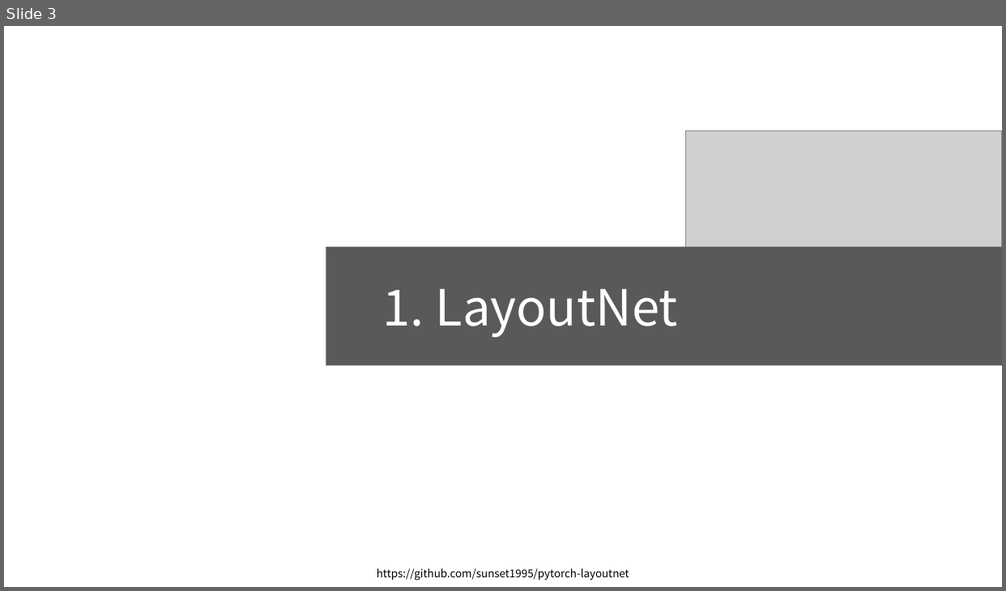
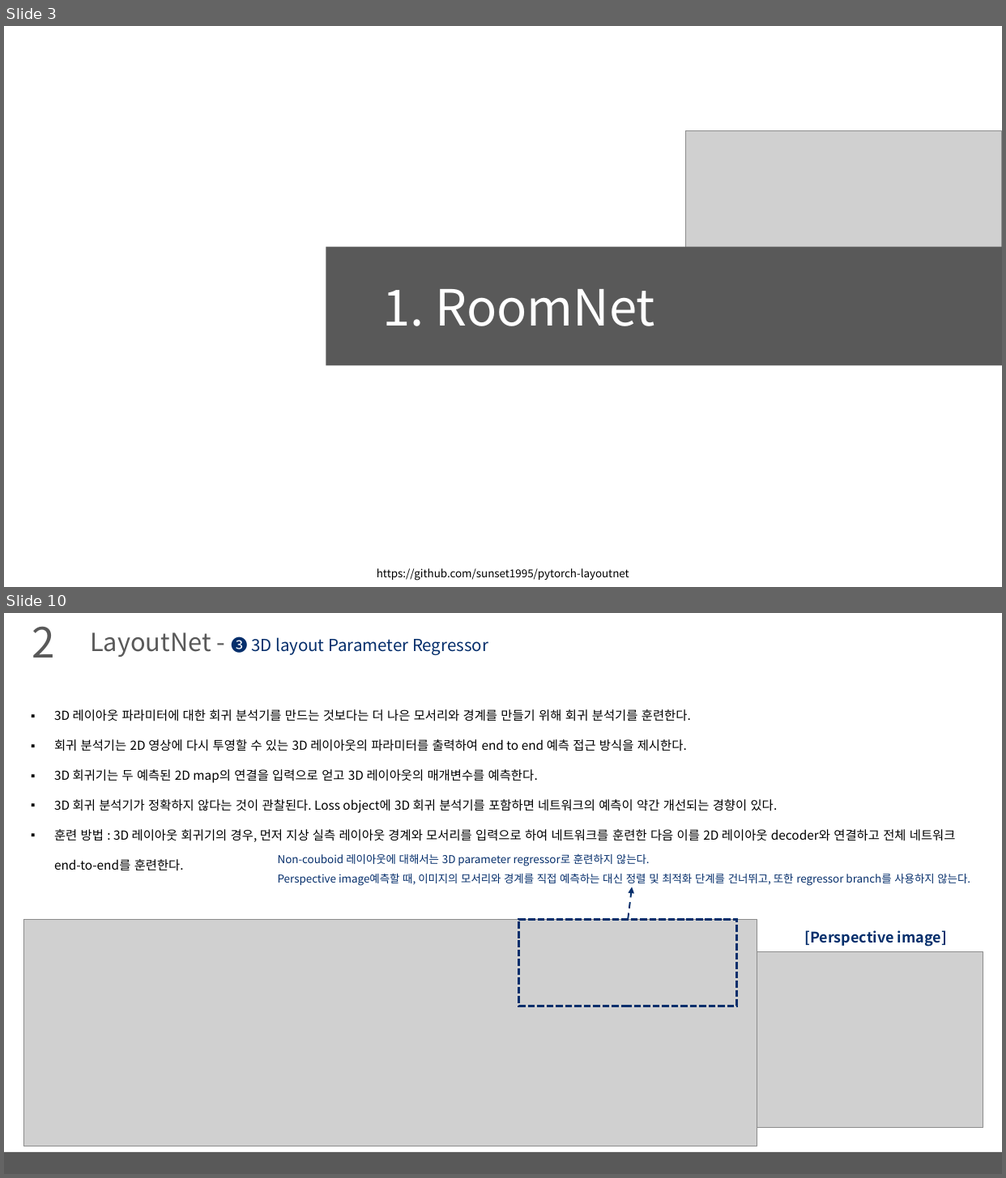
Before and after one commit to arittung/3D_Room_Layout_estimation, a slide deck: LayoutNet-HorizonNet-HoHoNet 정리.pptx. Shown one above the other, each under a label of ours: slide 3 before the commit, slides 3 and 10 after it; the slides between them are not shown. The pictures are 1006x591 and 1006x1178 pixels, drawn with LibreOffice and Linux fonts; fonts in the diff are those of the drawing; grey boxes stand for pictures. Boxes give left, top, right and bottom in pixels: in the first picture for what was removed or moved away, otherwise in the second. Text is boxed around its words. In the diff, an @@ line names an element or a change of style, - is before the commit and + after.

Commit message:
add layoutnet 정리

```diff
--- a/LayoutNet-HorizonNet-HoHoNet 정리.pptx
+++ b/LayoutNet-HorizonNet-HoHoNet 정리.pptx
@@ slide 10 added at bbox=[4, 613, 1002, 1174], background #FFFFFF @@
@@ text added at bbox=[32, 626, 55, 658], 40 pt, text #595959 @@
+2
@@ text added at bbox=[90, 632, 488, 657], 16 pt, text #052E6B @@
+LayoutNet - ❸ 3D layout Parameter Regressor
@@ text added at bbox=[54, 709, 956, 871], 12 pt, text #000000 @@
+▪ 3D 레이아웃 파라미터에 대한 회귀 분석기를 만드는 것보다는 더 나은 모서리와 경계를 만들기 위해 회귀 분석기를 훈련한다.
+▪ 회귀 분석기는 2D 영상에 다시 투영할 수 있는 3D 레이아웃의 파라미터를 출력하여 end to end 예측 접근 방식을 제시한다.
+▪ 3D 회귀기는 두 예측된 2D map의 연결을 입력으로 얻고 3D 레이아웃의 매개변수를 예측한다.
+▪ 3D 회귀 분석기가 정확하지 않다는 것이 관찰된다. Loss object에 3D 회귀 분석기를 포함하면 네트워크의 예측이 약간 개선되는 경향이 있다.
+▪ 훈련 방법 : 3D 레이아웃 회귀기의 경우, 먼저 지상 실측 레이아웃 경계와 모서리를 입력으로 하여 네트워크를 훈련한 다음 이를 2D 레이아웃 decoder와 연결하고 전체 네트워크 end-to-end를 훈련한다.
@@ text added at bbox=[278, 854, 970, 886], 10.5 pt, text #052E6B @@
+Non-couboid 레이아웃에 대해서는 3D parameter regressor로 훈련하지 않는다.
+Perspective image예측할 때, 이미지의 모서리와 경계를 직접 예측하는 대신 정렬 및 최적화 단계를 건너뛰고, 또한 regressor branch를 사용하지 않는다.
@@ arrow added from (629, 919) to (632, 887), #052E6B 1.5 pt dashed @@
@@ picture added at bbox=[23, 919, 757, 1147] @@
@@ rectangle added at bbox=[519, 919, 737, 1006], outline #052E6B 2.25 pt dashed @@
@@ picture added at bbox=[757, 952, 983, 1128] @@
@@ text added at bbox=[804, 931, 947, 947], 14 pt, text #052E6B, bold @@
+[Perspective image]
@@ rectangle added at bbox=[4, 1152, 1002, 1174], fill #595959 @@
@@ slide 3 changed as well @@
@@ text at bbox=[383, 289, 655, 327]: text changed @@
-1. LayoutNet
+1. RoomNet
```
Also in this commit, not shown: 15 other slides changed, 11 other slides added, 2 other files.
